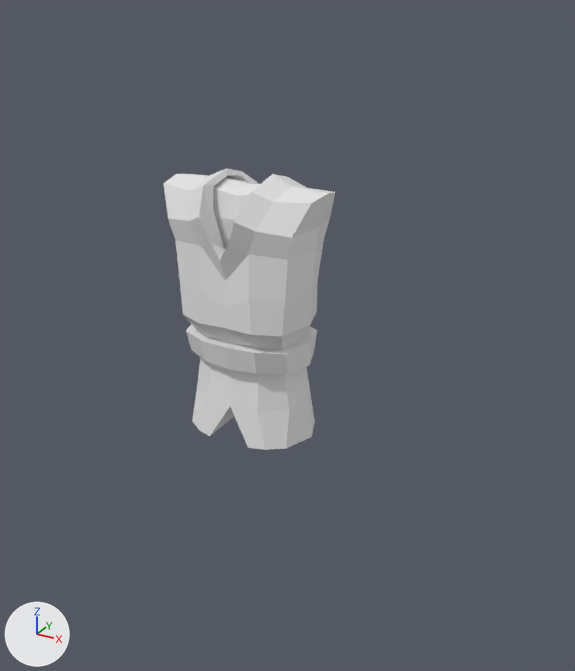
What one commit did to the FBX model BialJam2018/Assets/nmodele/Postacie/kozak1.fbx.
Camera for both pictures: a 50 mm camera at (1.104, -1.775, 1.812) aimed at (0.115, 0.022, 0.913). Arrows for +X, +Y and +Z are at lower left; the lights stay in place. Where no turn or scale is listed for an object, it has been applied to the vertices.

The first picture shows 'Character1.chest'.
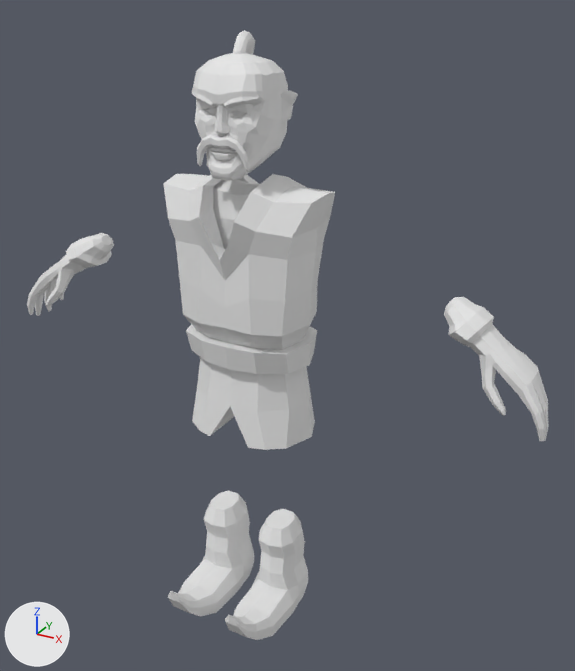
Commit message: kozak1 caly

Location of each change, (x1, y1, x2, y2) in pixels of the pictures (575 x 671 px):
```json
{"object": "Character1.head", "change": "added", "after": [192, 30, 298, 181]}
{"object": "Character1.leftFeet", "change": "added", "after": [225, 509, 308, 640]}
{"object": "Character1.rightFeet", "change": "added", "after": [168, 491, 254, 616]}
{"object": "Character1.leftHand", "change": "added", "after": [444, 297, 549, 441]}
{"object": "Character1.rightHand", "change": "added", "after": [27, 233, 114, 316]}
```

The change, as JSON lines over the scene's bpy script:
```json
{"op": "add", "block": "me_plane_011", "code": ["me_plane_011 = bpy.data.meshes.new('Plane.011')", "me_plane_011.from_pydata(...)  # 106 vertices, 104 faces; spans x -0.179..-0.025, y -0.303..0.1, z 0.0..0.298", "me_plane_011.materials.append(mat_maincolor)  # white #e7e7e7"]}
{"op": "add", "block": "me_plane_009", "code": ["me_plane_009 = bpy.data.meshes.new('Plane.009')", "me_plane_009.from_pydata(...)  # 528 vertices, 560 faces; spans x -0.145..0.145, y -0.122..0.111, z 1.362..1.71", "me_plane_009.materials.append(mat_maincolor)  # white #e7e7e7"]}
{"op": "add", "block": "me_plane_013", "code": ["me_plane_013 = bpy.data.meshes.new('Plane.013')", "me_plane_013.from_pydata(...)  # 222 vertices, 217 faces; spans x 0.55..0.845, y -0.041..0.139, z 0.791..1.098", "me_plane_013.materials.append(mat_maincolor)  # white #e7e7e7"]}
{"op": "add", "block": "me_plane_010", "code": ["me_plane_010 = bpy.data.meshes.new('Plane.010')", "me_plane_010.from_pydata(...)  # 106 vertices, 104 faces; spans x 0.025..0.179, y -0.303..0.1, z 0.0..0.298", "me_plane_010.materials.append(mat_maincolor)  # white #e7e7e7"]}
{"op": "add", "block": "me_plane_012", "code": ["me_plane_012 = bpy.data.meshes.new('Plane.012')", "me_plane_012.from_pydata(...)  # 222 vertices, 217 faces; spans x -0.845..-0.55, y -0.041..0.139, z 0.791..1.098", "me_plane_012.materials.append(mat_maincolor)  # white #e7e7e7"]}
{"op": "add", "block": "ob_character1_rightfeet", "code": ["ob_character1_rightfeet = bpy.data.objects.new('Character1.rightFeet', me_plane_011)", "ob_character1_rightfeet.location = (0.0, 0.0, 0.0)"]}
{"op": "add", "block": "ob_character1_head", "code": ["ob_character1_head = bpy.data.objects.new('Character1.head', me_plane_009)", "ob_character1_head.location = (0.0, 0.0, 0.0)"]}
{"op": "add", "block": "ob_character1_lefthand", "code": ["ob_character1_lefthand = bpy.data.objects.new('Character1.leftHand', me_plane_013)", "ob_character1_lefthand.location = (0.0, 0.0, 0.0)"]}
{"op": "add", "block": "ob_character1_leftfeet", "code": ["ob_character1_leftfeet = bpy.data.objects.new('Character1.leftFeet', me_plane_010)", "ob_character1_leftfeet.location = (0.0, 0.0, 0.0)"]}
{"op": "add", "block": "ob_character1_righthand", "code": ["ob_character1_righthand = bpy.data.objects.new('Character1.rightHand', me_plane_012)", "ob_character1_righthand.location = (0.0, 0.0, 0.0)"]}
```
